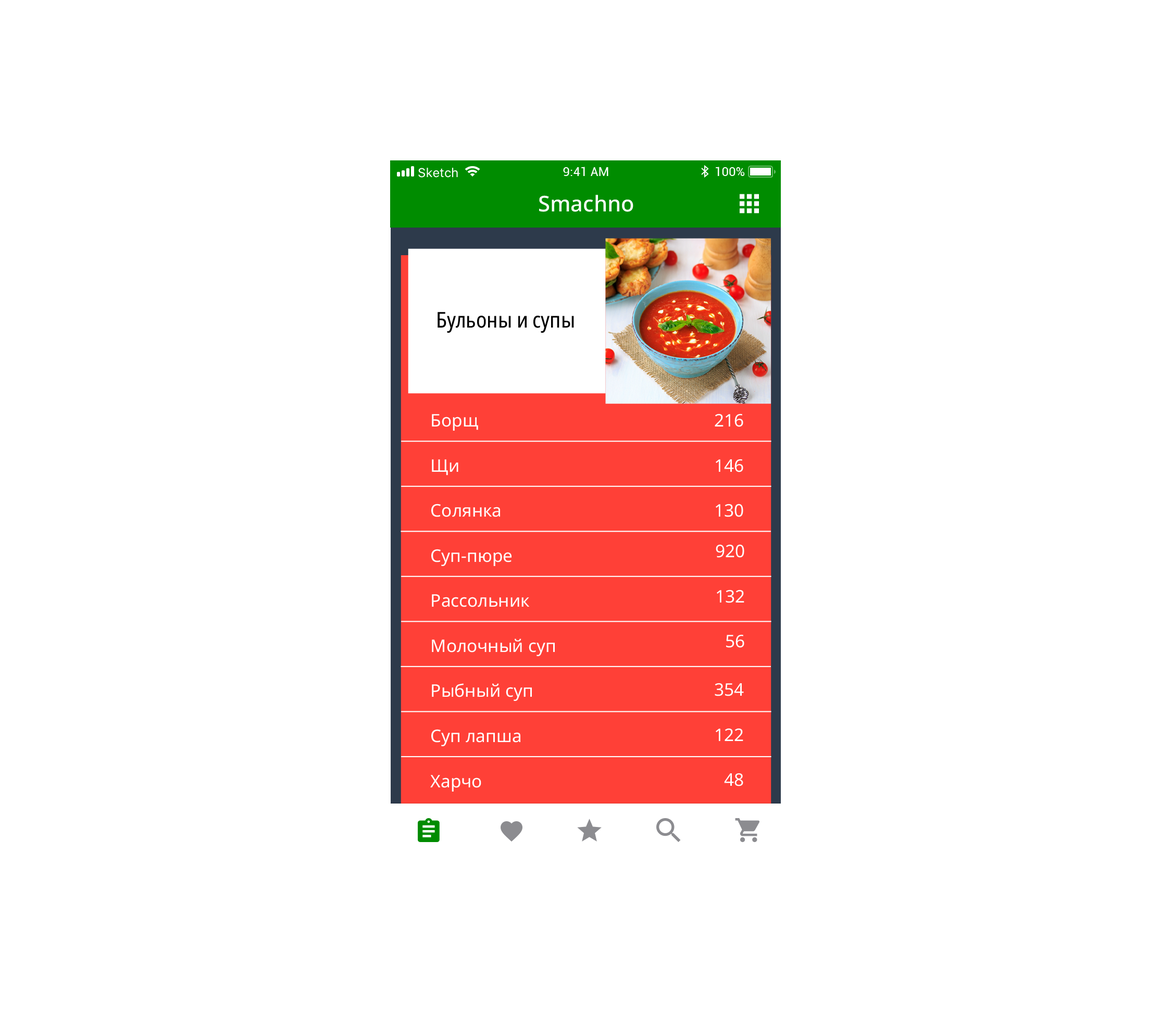
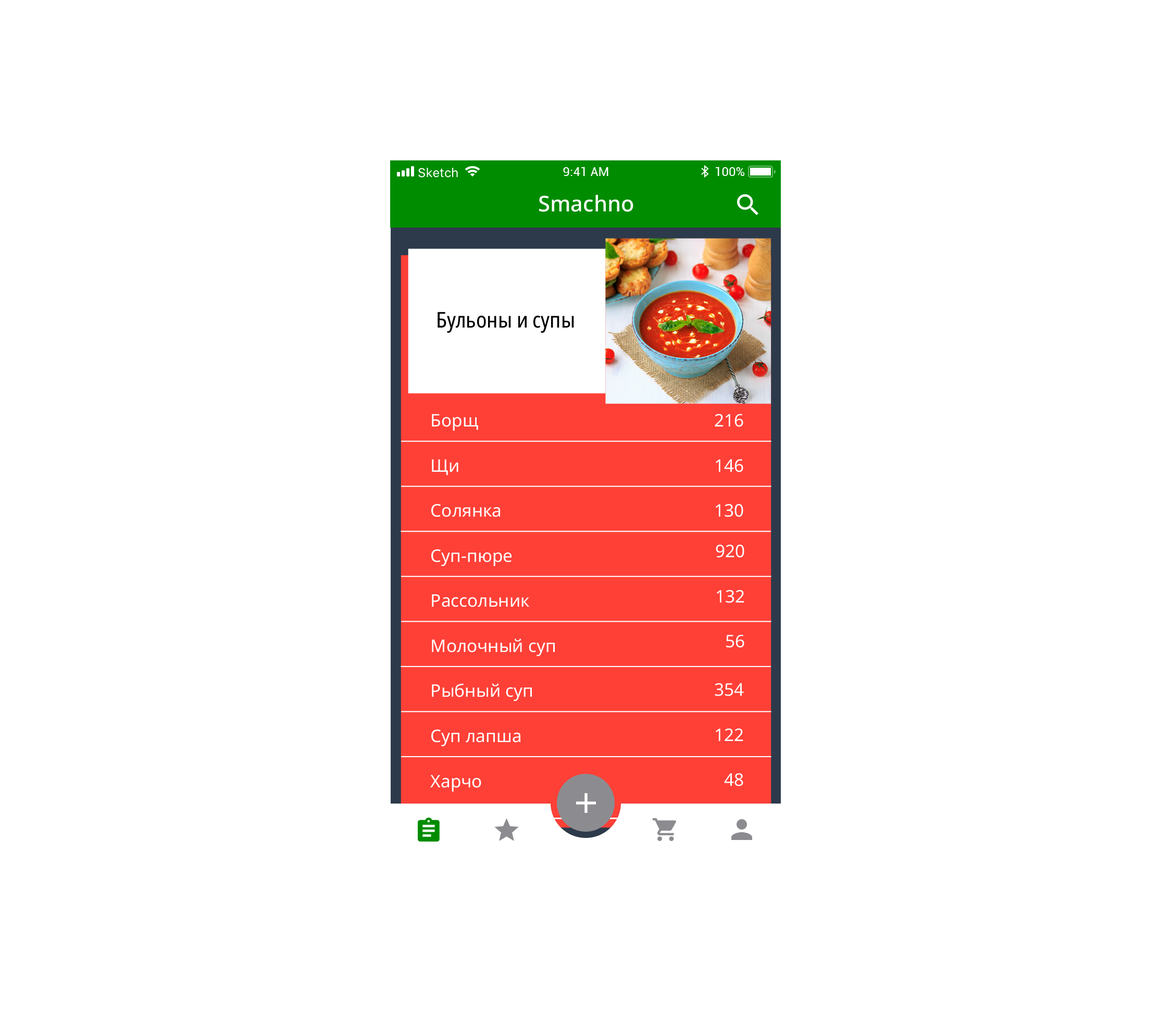
Two versions of the same layered image (1172×1016). Layer-by-layer changes:
added group "menu" (1st of 2, in "smachno_categories" › "navigator_bar") with 10 layers in group "navigator_bar" over <box>390,774,760,843</box>
added layer "-e-profile" in group "menu" over <box>731,819,753,841</box>
added layer "-e-home" (1st of 2, in "smachno_categories" › "navigator_bar" › "menu") in group "menu" over <box>417,817,440,842</box>
added layer "-e-favorit" (1st of 2, in "smachno_categories" › "navigator_bar" › "menu") in group "menu" over <box>494,818,519,842</box>
added group "-e-add_circle" with 2 layers in group "menu" over <box>556,774,615,832</box>
added layer "-e-add" in group "-e-add_circle" over <box>576,793,596,814</box>
added layer "Ellipse 1" in group "-e-add_circle" over <box>556,774,615,832</box>
added layer "-e-shop" (1st of 2, in "smachno_categories" › "navigator_bar" › "menu") in group "menu" over <box>652,818,677,842</box>
added layer "Compound Shape" (1st of 16, in "smachno_categories" › "navigator_bar" › "menu") in group "menu" over <box>417,803,760,843</box>
added layer "-e-search" (1st of 2, in "smachno_categories" › "navigator_bar") in group "navigator_bar" over <box>737,194,759,216</box>
hid "-e-more" over <box>739,193,760,214</box>
hid group "menu" (2nd of 2, in "smachno_categories" › "navigator_bar") (6 layers) over <box>417,803,760,843</box>
painted on "-e-search" (2nd of 2, in "smachno_categories" › "navigator_bar" › "menu") over <box>656,821,660,835</box>
